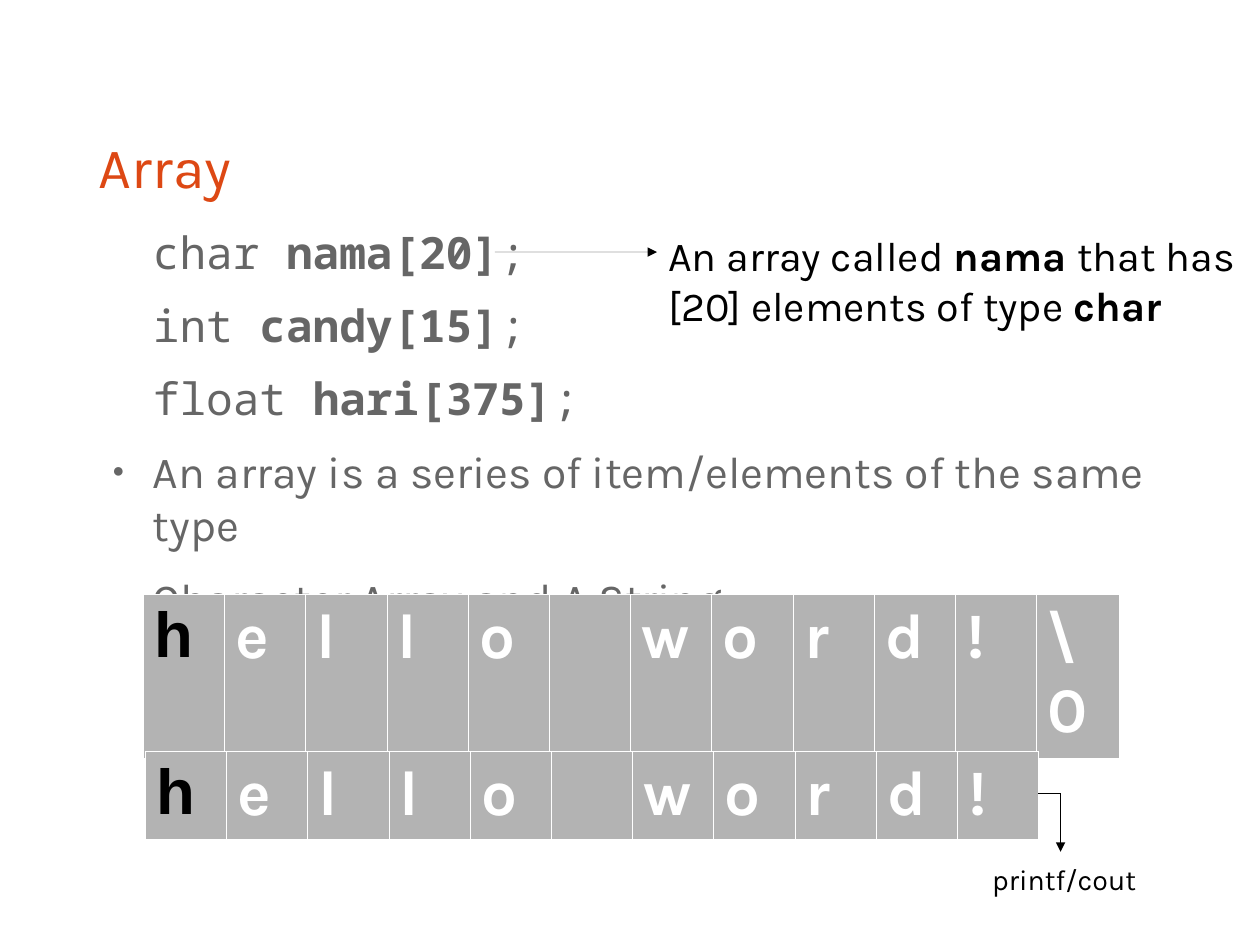
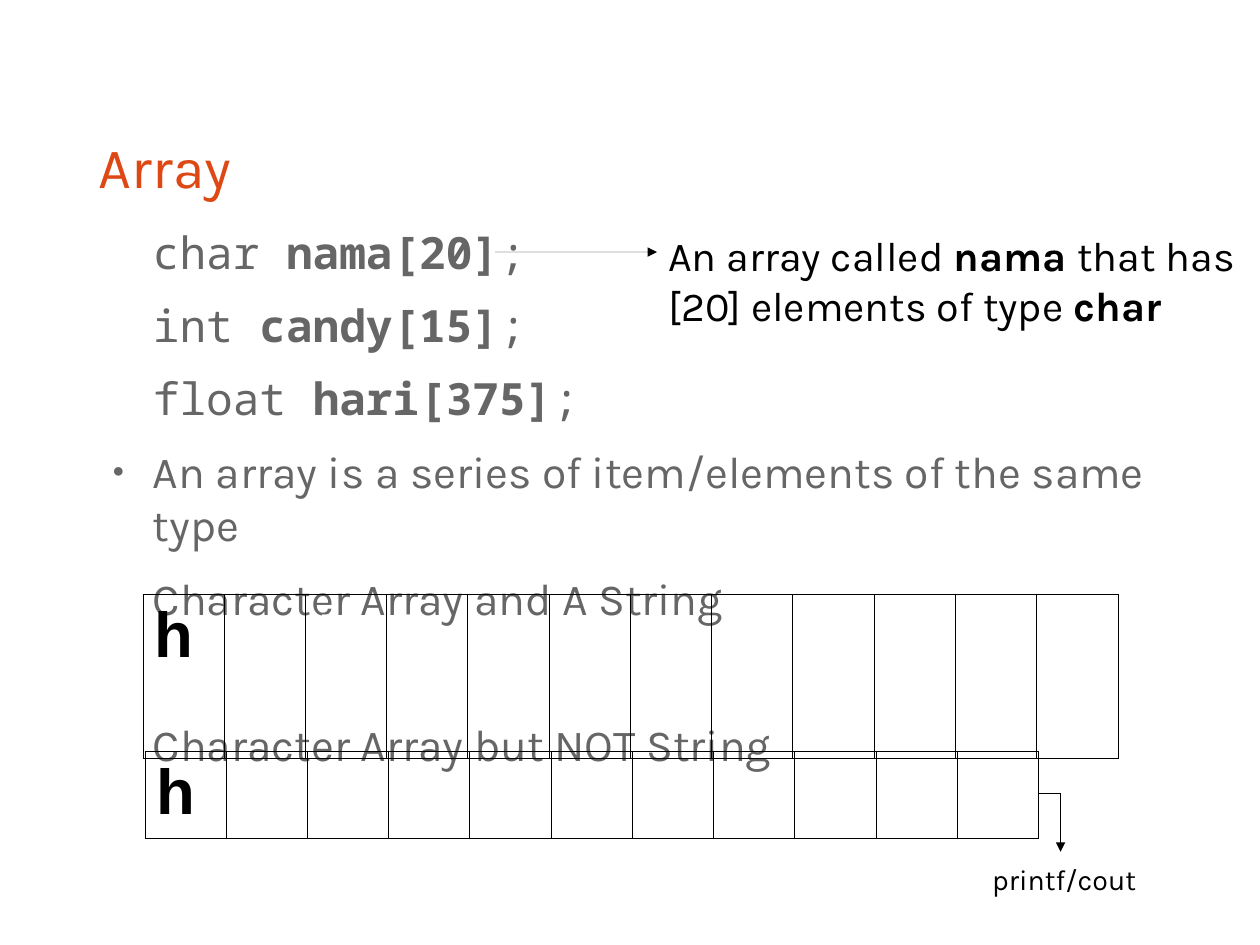
Before and after one commit to bagustris/prokom-tf, a slide deck: slide 6 of prokom4.odp. Drawn at 1260x945 pixels with LibreOffice and Linux fonts; fonts in the diff are those of the drawing. Boxes give left, top, right and bottom in pixels: in the first picture for what was removed or moved away, otherwise in the second. Text is boxed around its words. In the diff, an @@ line names an element or a change of style, - is before the commit and + after.

```diff
--- a/prokom4.odp
+++ b/prokom4.odp
@@ table at [143,595,1118,680] @@
@@ fill #B3B3B3 to none in 11 cells @@
@@ borders changed @@
@@ table at [145,751,1038,835] @@
@@ fill #B3B3B3 to none in 10 cells @@
@@ borders changed @@
```
Also in this commit, not shown: 4 other slides changed, 4 slides added.
